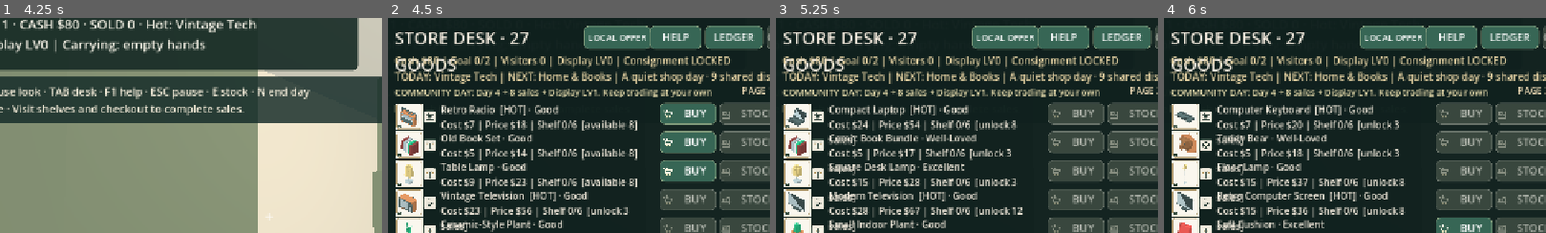
Above: before the commit, frames 1-4 (left to right).
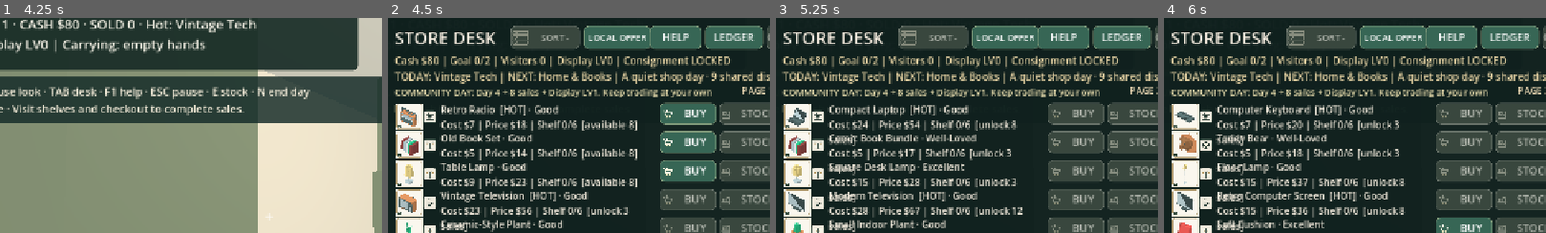
Above: after the commit, the same moments.

Repository: linyingxuan78-glitch/LCG-P05-Old-Things-New-Days
Game: Godot game, scene res://main.tscn
Same seed, same stepped clock (60 frames per second), same inputs: the game is played once before the commit and once after it.
Inputs (mouse positions are % of the whole screen's width and height, from its top left):
- Up to frame 1 (4.25 s): click "NEW GAME" at 0.5 s; click "SKIP / REPLAY IN HELP" at 1.25 s; tap Enter at 2, 2.85 s; move the mouse to (55, 50) at 2.02 s; hold W from 2.03 s (still down); tap E at 2.1, 2.75, 3.05, 3.8 s; click (55, 50) at 2.17 s; tap Space at 2.27, 3.02 s; move the mouse to (45, 50) at 2.77 s; move the mouse to (52, 48) at 3.52 s; tap Keypad Enter at 3.6 s
- Up to frame 2 (4.5 s): keep holding W; move the mouse to (49, 52) at 4.27 s; tap Tab at 4.35 s; click (49, 52) at 4.42 s
- Up to frame 3 (5.25 s): tap Space at 4.52 s; tap E at 4.55 s; release W at 5 s; click "NEXT" at 5 s
- Up to frame 4 (6 s): click "NEXT" at 5.75 s
The pictures show only the part of the screen within x 14-64%, y 5-55%; the shares and areas given below are measured in that part.

Frame 1 is identical in both runs. In frame 2, 2.5% of the frame differs, in the area x 2-51%, y 3-25%; in frame 3, 2.5%; in frame 4, 2.5%.

Commit message:
feat(gameplay): integrate low-frequency picture-first thrift events with existing economy, safe saves and pause controls

Diff:
--- a/scripts/shop.gd
+++ b/scripts/shop.gd
@@ -12,6 +12,7 @@
 const SETTINGS_PATH: String = "user://lcg_p05_audio_settings.json"
 const HEALTHY_PLAY_SCRIPT: Script = preload("res://scripts/healthy_play.gd")
 const PRIVACY_SAFETY_SCRIPT: Script = preload("res://scripts/privacy_safety.gd")
+const SECONDHAND_EVENTS_SCRIPT: Script = preload("res://scripts/secondhand_events.gd")
 const ENGINE_NOTICES_SCRIPT: Script = preload("res://scripts/engine_notices.gd")
 const SHELF_CAPACITY: int = 6
 const CONSIGNMENT_PRODUCT_INDEX: int = 1 # Old Book Set: supplier-funded recovery stock.
@@ -212,6 +213,8 @@
 
 var healthy_play: Control
 var privacy_safety: Control
+var secondhand_events: Control
+var story_entry_button: Button
 var playing: bool = false
 var player: CharacterBody3D
 var camera: Camera3D
@@ -403,6 +406,8 @@
         prices.append(int(product["base"]))
         supplier_remaining.append(_daily_supplier_quota(i))
     _roll_resident_offer()
+    if secondhand_events != null:
+        secondhand_events.call("reset_state")
 
 func _box(parent: Node3D, location: Vector3, dimensions: Vector3, color: Color, name_tag: String = "", solid: bool = false, metallic: float = 0.0) -> Node3D:
     var holder: Node3D
@@ -798,6 +803,8 @@
 
 func _customer_arrival_time() -> float:
     var interval: float = rng.randf_range(6.5, 11.0)
+    if secondhand_events != null:
+        interval *= float(secondhand_events.call("visitor_interval_factor"))
     if day_event_id == "rain":
         return interval * 1.45
     if day_event_id == "neighbour_tip":
@@ -1031,6 +1038,11 @@
     privacy_safety = PRIVACY_SAFETY_SCRIPT.new() as Control
     privacy_safety.call("configure", self)
     ui_root.add_child(privacy_safety)
+    secondhand_events = SECONDHAND_EVENTS_SCRIPT.new() as Control
+    secondhand_events.call("configure", self)
+    ui_root.add_child(secondhand_events)
+    secondhand_events.set("entry_button", story_entry_button)
+    secondhand_events.call("refresh_entry")
     hud_ui.visible = false
 
 func _create_context_action_hint(parent: Node) -> void:
@@ -1327,8 +1339,15 @@
     desk_ui = _panel(parent, Vector2(168, 28), Vector2(942, 662), Color(0.06,0.125,0.115,0.98))
     _center_panel(desk_ui)
     var title := _text(desk_ui, Vector2(24, 16), Vector2(730, 38), 29, Color("f6ede0"))
-    title.text = "STORE DESK · 27 GOODS"
-    title.size.x = 310.0
+    title.text = "STORE DESK"
+    title.size.x = 188.0
+    story_entry_button = _button(desk_ui, "SORT -", Vector2(218, 17), Vector2(116, 39), func(): secondhand_events.call("open"))
+    story_entry_button.icon = preload("res://assets/ui_story_icons/sort.svg")
+    story_entry_button.add_theme_constant_override("icon_max_width", 31)
+    story_entry_button.add_theme_constant_override("h_separation", 3)
+    story_entry_button.add_theme_font_size_override("font_size", 15)
+    story_entry_button.set_meta("ui_original_font_size", 15)
+    story_entry_button.tooltip_text = "Picture-first, optional shop sorting activity"
     var resident_button := _button(desk_ui, "LOCAL OFFER", Vector2(341, 17), Vector2(105, 39), _open_resident_offer)
     resident_button.add_theme_font_size_override("font_size", 15)
     resident_button.set_meta("ui_original_font_size", 15)
@@ -2248,6 +2267,8 @@
     community_finale_ui.visible = false
     resident_offer_ui.visible = false
     customer_bargain_ui.visible = false
+    if secondhand_events != null and secondhand_events.call("is_open"):
+        (secondhand_events.get("panel") as Panel).visible = false
     new_game_confirm_ui.visible = false
     _refresh_tutorial_ui()
     Input.mouse_mode = Input.MOUSE_MODE_VISIBLE
@@ -2289,6 +2310,8 @@
     community_finale_ui.visible = false
     resident_offer_ui.visible = false
     customer_bargain_ui.visible = false
+    if secondhand_events != null and secondhand_events.call("is_open"):
+        (secondhand_events.get("panel") as Panel).visible = false
     desk_ui.visible = false
     report_ui.visible = false
     ledger_ui.visible = false
@@ -2308,7 +2331,7 @@
     _refresh_tutorial_ui()
 
 func _toggle_desk() -> void:
-    if not playing or report_ui.visible or settings_ui.visib …(135 unchanged characters)… .visible or close_day_confirm_ui.visible:
+    if not playing or report_ui.visible or settings_ui.visib …(135 unchanged characters)… .visible or close_day_confirm_ui.visible or (secondhand_events != null and bool(secondhand_events.call("is_open"))) or (secondhand_events != null and bool(secondhand_events.call("is_open"))):
         return
     desk_ui.visible = not desk_ui.visible
     if desk_ui.visible:
@@ -2611,6 +2634,8 @@
         (row["bulk"] as Button).tooltip_text = "Three items on the shared display, 10%% off supplier total: $%d" % _bulk_price(i)
         (row["label"] as Label).tooltip_text = "Item %02d: %s. Image shows its game model; BUY purchases it; STOCK places it." % [i + 1, str(PRODUCTS[i]["name"])]
     _refresh_tutorial_ui()
+    if secondhand_events != null:
+        secondhand_events.call("refresh_entry")
     if desk_upgrade_button != null:
         if display_level < DISPLAY_LEVEL_PRICES.size():
             var cost: int = DISPLAY_LEVEL_PRICES[display_level]
@@ -2695,6 +2720,11 @@
     if customer_bargain_ui != null and customer_bargain_ui.visible:
         if event is InputEventKey and event.pressed and not event.echo and event.keycode == KEY_ESCAPE:
             _decline_customer_bargain()
+            get_viewport().set_input_as_handled()
+        return
+    if secondhand_events != null and bool(secondhand_events.call("is_open")):
+        if event is InputEventKey and event.pressed and not event.echo and event.keycode == KEY_ESCAPE:
+            secondhand_events.call("_close")
             get_viewport().set_input_as_handled()
         return
     if resident_offer_ui != null and resident_offer_ui.visible:
@@ -2754,7 +2784,7 @@
         Input.mouse_mode = Input.MOUSE_MODE_CAPTURED
 
 func _physics_process(delta: float) -> void:
-    if not playing or desk_ui.visible or report_ui.visible o …(158 unchanged characters)… ible or close_day_confirm_ui.visible or not DisplayServer.window_is_focused() or …(132 unchanged characters)…
+    if not playing or desk_ui.visible or report_ui.visible o …(158 unchanged characters)… ible or close_day_confirm_ui.visible or (secondhand_events != null and bool(secondhand_events.call("is_open"))) or not DisplayServer.window_is_focused() or …(132 unchanged characters)…
         return
     var motion := Vector3.ZERO
     if Input.is_key_pressed(KEY_W) or Input.is_key_pressed(KEY_UP):
@@ -2798,9 +2828,9 @@
     # The world simulation pauses behind menus; keep the skeletal animation
     # on the same clock so shoppers do not walk in place while the day is frozen.
     if customer_animation_player != null and is_instance_valid(customer_animation_player):
-        var freeze_customer: bool = not DisplayServer.window …(224 unchanged characters)… .visible or close_day_confirm_ui.visible
+        var freeze_customer: bool = not DisplayServer.window …(224 unchanged characters)… .visible or close_day_confirm_ui.visible or (secondhand_events != null and bool(secondhand_events.call("is_open")))
         customer_animation_player.speed_scale = 0.0 if freeze_customer else 1.0
-    if not playing or not DisplayServer.window_is_focused()  …(176 unchanged characters)… .visible or close_day_confirm_ui.visible:
+    if not playing or not DisplayServer.window_is_focused()  …(176 unchanged characters)… .visible or close_day_confirm_ui.visible or (secondhand_events != null and bool(secondhand_events.call("is_open"))):
         return
     if message_time > 0.0:
         message_time -= delta
@@ -3196,6 +3226,8 @@
     for i in range(PRODUCTS.size()):
         supplier_remaining.append(_daily_supplier_quota(i))
     _roll_resident_offer()
+    if secondhand_events != null:
+        secondhand_events.call("new_day", day, total_sales)
 
 func _close_report() -> void:
     if not report_ui.visible:
@@ -3227,7 +3259,8 @@
         "milestone":sold_milestone,"community_finale_seen":community_finale_seen,"music_volume":music_volume,"sfx_volume":sfx_volume,"master_volume":master_volume,
         "consignment_stock":consignment_stock.duplicate(),"day_consignment_paid":day_consignment_paid,"day_hot_sales":day_hot_sales,
         "tutorial_active":tutorial_active,"tutorial_step":tutorial_step,
-        "total_consignment_paid":total_consignment_paid,"daily_history":daily_history.duplicate(true)
+        "total_consignment_paid":total_consignment_paid,"daily_history":daily_history.duplicate(true),
+        "secondhand_events":secondhand_events.call("export_state") if secondhand_events != null else {}
     }
     return _write_save_safely(SAVE_PATH, payload)
 
@@ -3449,6 +3482,8 @@
         sfx_volume = clampf(float(data.get("sfx_volume",0.7)),0.0,1.0)
         master_volume = clampf(float(data.get("master_volume",0.75)),0.0,1.0)
     _apply_audio()
+    if secondhand_events != null:
+        secondhand_events.call("import_state", data.get("secondhand_events", {}), day, total_sales)
     # v0.12 and v0.13 can store a closed-day report immediately before
     # the user clicks CONTINUE. Resume safely into the following day instead
     # of closing the same date twice and awarding another report entry.
